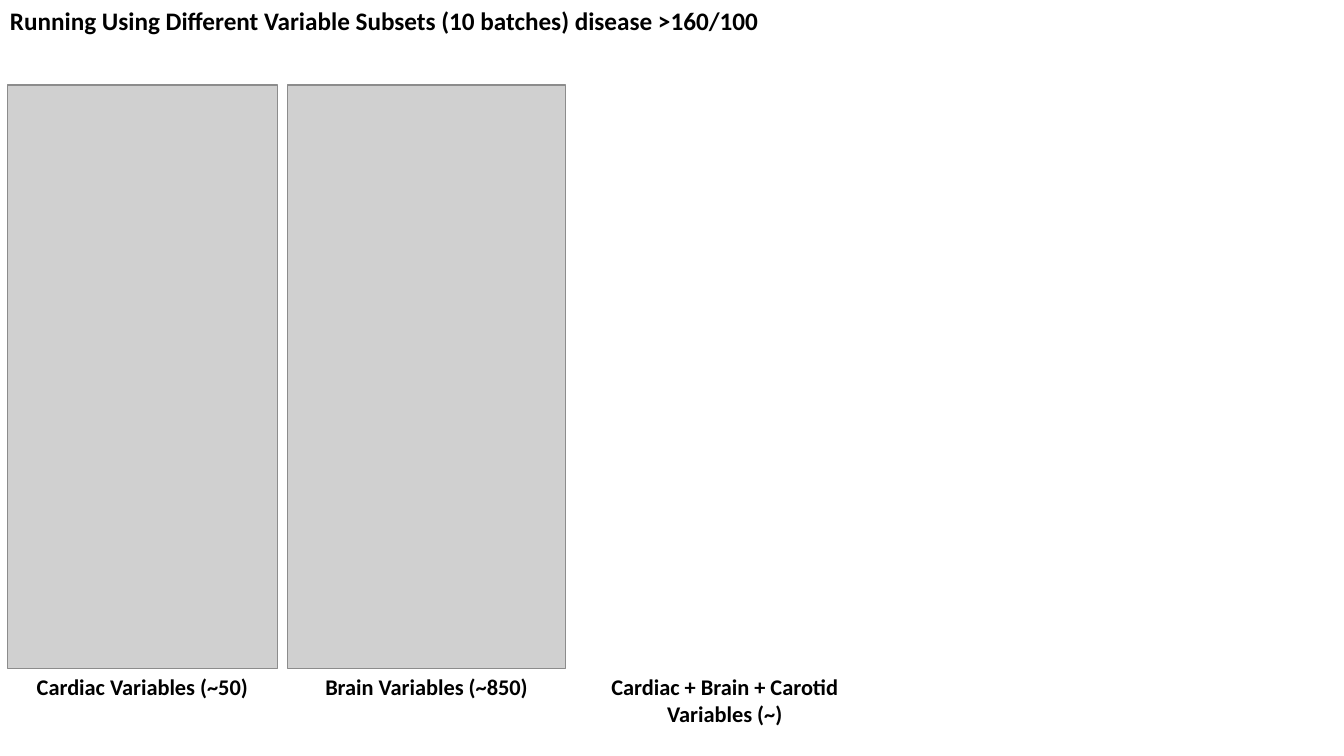
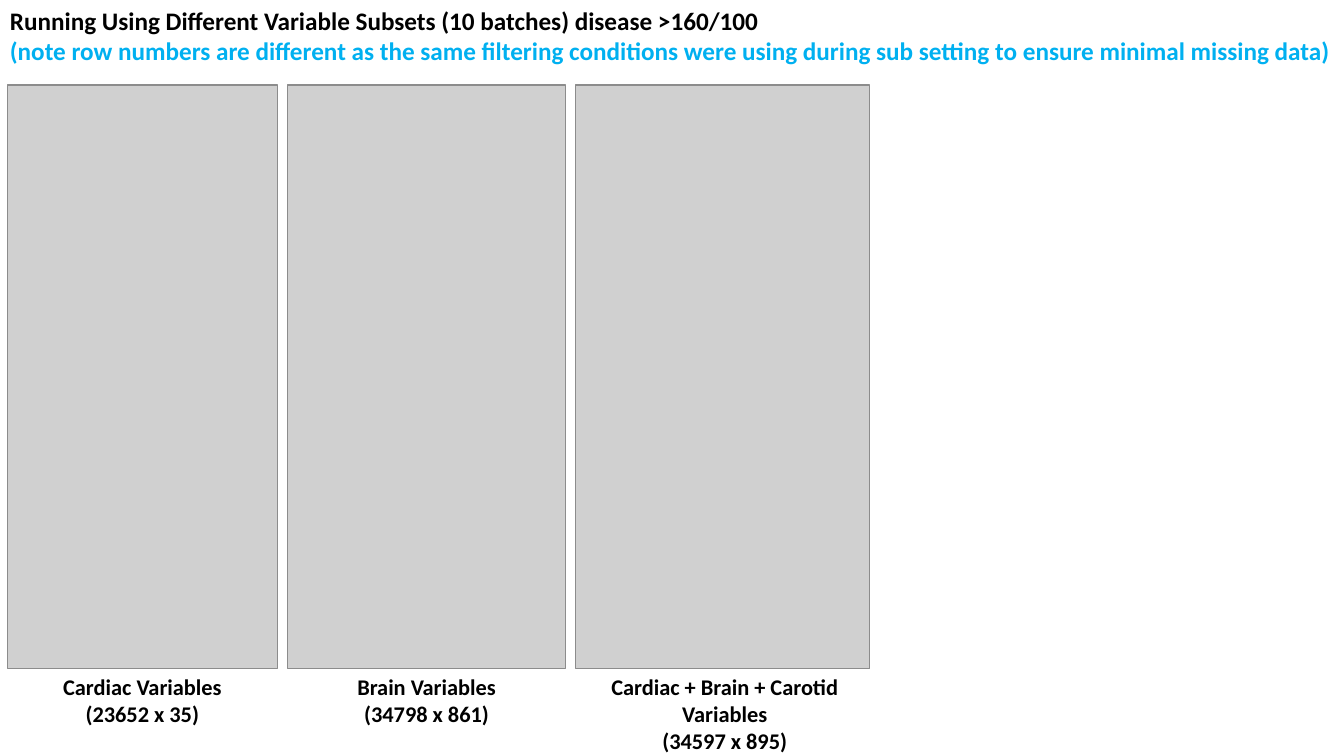
Before and after one commit to zhaohanxiong/OxfordCVM, a slide deck: slide 23 of job_results.pptx. Drawn at 1344x756 pixels with LibreOffice and Linux fonts; fonts in the diff are those of the drawing; grey boxes stand for pictures. Boxes give left, top, right and bottom in pixels: in the first picture for what was removed or moved away, otherwise in the second. Text is boxed around its words. In the diff, an @@ line names an element or a change of style, - is before the commit and + after.

Commit message:
added ppt

```diff
--- a/job_results.pptx
+++ b/job_results.pptx
@@ text at (10, 41, 1329, 65): paragraph added @@
+(note row numbers are different as the same filtering conditions were using during sub setting to ensure minimal missing data)
@@ picture added at (576, 85, 870, 668) @@
@@ text at (63, 679, 222, 726): text changed @@
-Cardiac Variables (~50)
+Cardiac Variables
+(23652 x 35)
@@ text at (357, 679, 496, 726): text changed @@
-Brain Variables (~850)
+Brain Variables
+(34798 x 861)
@@ text at (611, 679, 838, 753): text changed @@
-Cardiac + Brain + Carotid Variables (~)
+Cardiac + Brain + Carotid Variables
+(34597 x 895)
```
Also in this commit, not shown: 2 slides added.
